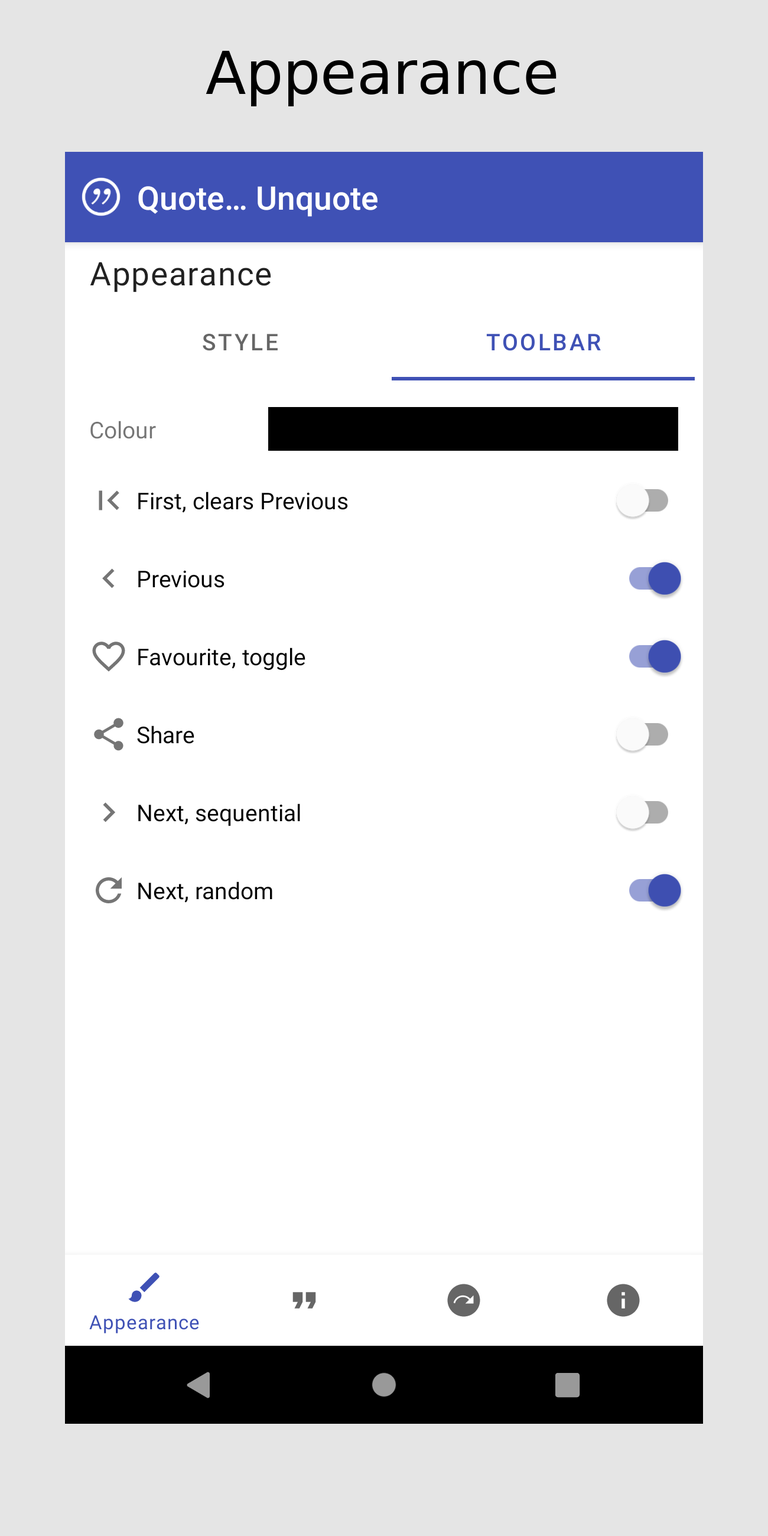
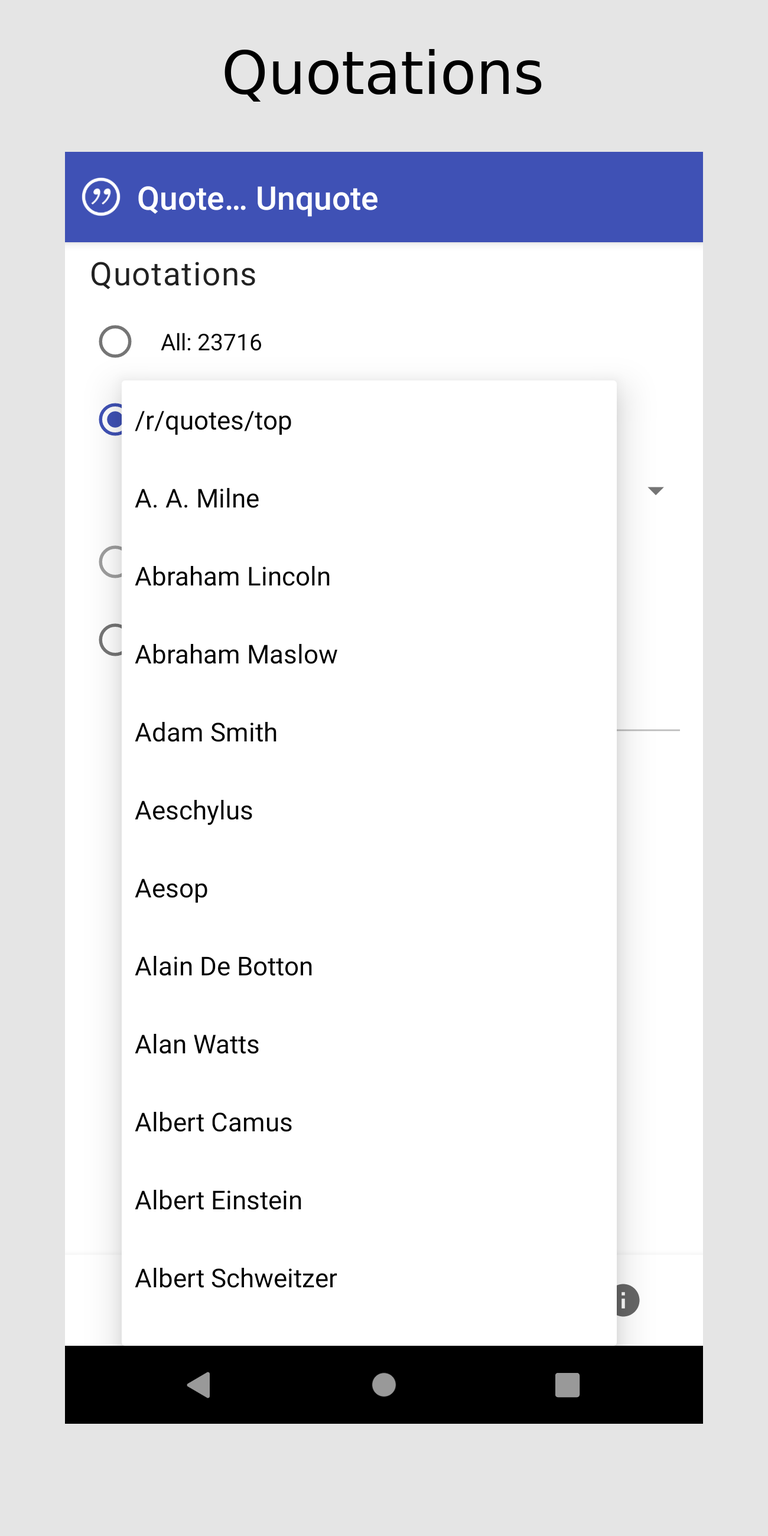
Two versions of the same layered image (768x1536). Layer-by-layer changes:
hid "appearance" over (205, 50, 557, 107)
hid "2.3 fdroid" over (89, 261, 695, 1346)
showed "search" over (224, 49, 542, 102)
showed "3.2 fdroid", painted on it over (89, 261, 695, 1346)
